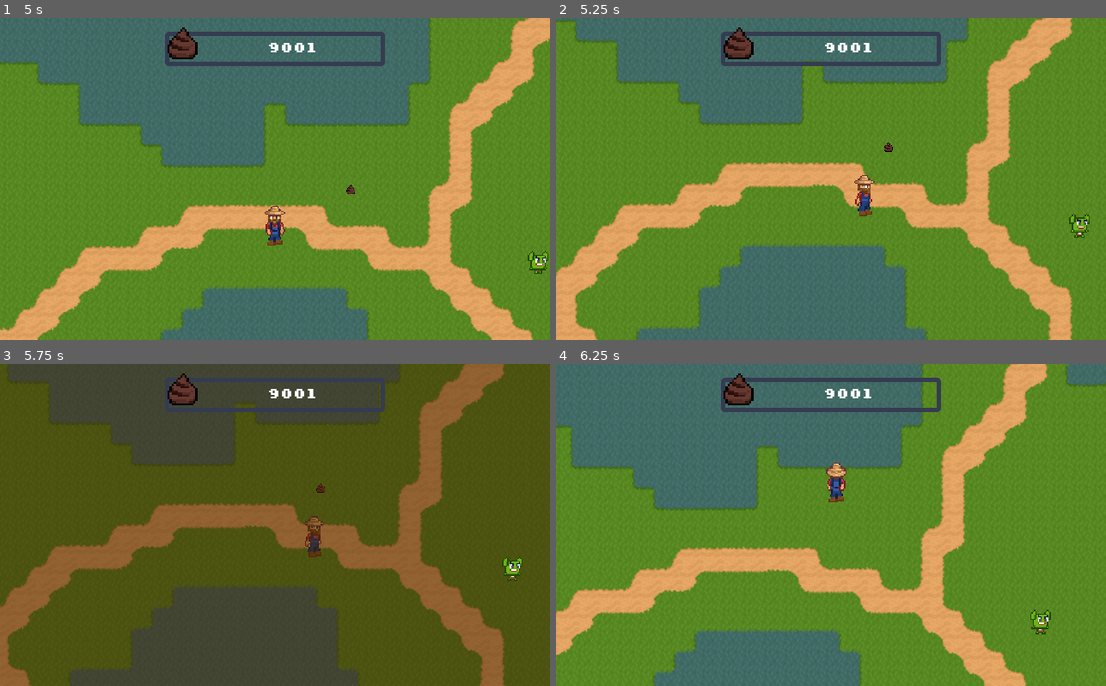
Above: before the commit, frames 1-4 (two rows, left to right).
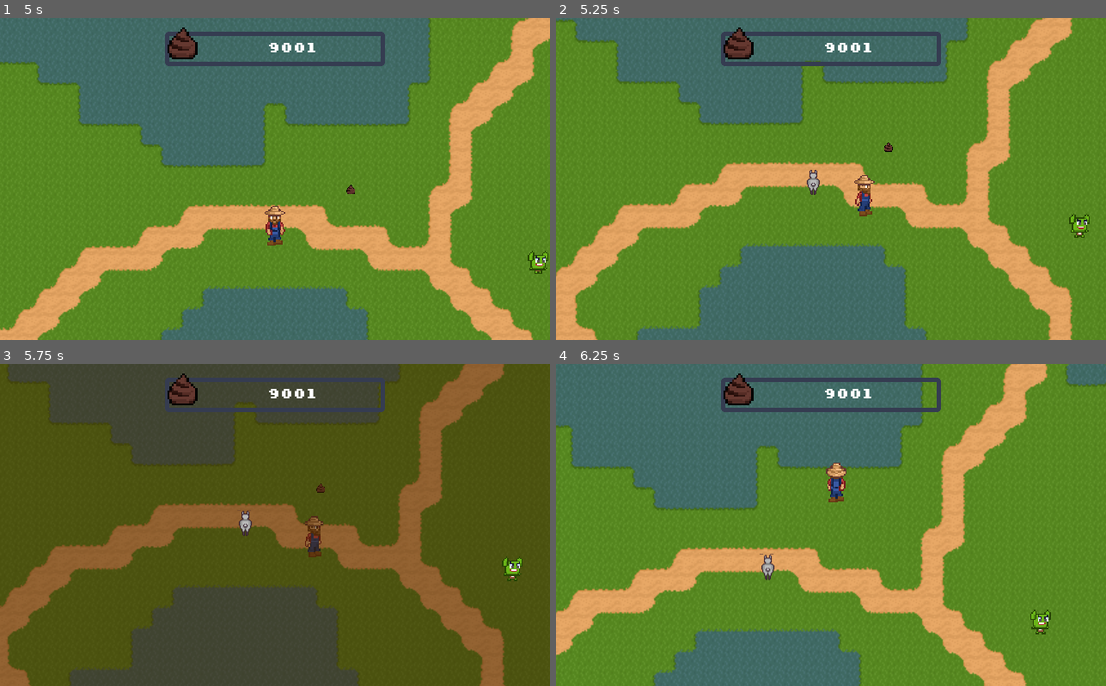
Above: after the commit, the same moments.

Repository: astro-panda/poo-farmer
Game: Godot game, scene res://Scenes/Main.tscn
The game is run twice, just before and just after one commit, with the same random seed, the same clock (stepped at 60 frames per second) and the same inputs. The engine's default icon, where the game draws it, is replaced by a stand-in: a white triangle on a blue panel in a dark square.
Inputs (mouse positions are in pixels of both pictures, inside the frame that each line leads up to):
- Up to frame 1 (5 s): click (275, 182) at 0.5 s; click (275, 182) at 1.25 s; click (275, 182) at 2 s; click (275, 182) at 2.75 s; tap Enter at 3.5 s; move the mouse to (396, 162) at 3.52 s; hold Right (move_right) 3.53-4.28 s; hold Tab (store) 3.53-4.28 s; click (396, 162) at 3.67 s; tap Space at 4.25 s; move the mouse to (165, 195) at 4.27 s; hold Down (move_down) from 4.28 s (still down); tap R (open_arsenal) at 4.35 s; tap Tab (store) at 4.55 s
- Up to frame 2 (5.25 s): move the mouse to (886, 108) at 5.02 s; release Down (move_down) at 5.03 s; press the mouse at (886, 108) at 5.03 s; hold Right (move_right) from 5.03 s (still down)
- Up to frame 3 (5.75 s): keep holding Right (move_right); tap Tab (store) at 5.3 s
- Up to frame 4 (6.25 s): tap Enter at 5.75 s; move the mouse to (803, 589) at 5.77 s; release Right (move_right) at 5.78 s; release the mouse at (803, 589) at 5.78 s; hold Up (move_up) from 5.78 s (still down); tap Tab (store) at 5.85 s; click (803, 589) at 5.92 s

Frame 1 is identical in both runs. In frame 2, 0.1% of the frame differs, in the area x 45-48%, y 47-55%; in frame 3, 0.1%; in frame 4, 0.1%, in the area x 37-40%, y 58-68%.

Commit message:
Fix goblin steal over time

Diff:
--- a/poofarmer/Scenes/Goblin.tscn
+++ b/poofarmer/Scenes/Goblin.tscn
@@ -4,66 +4,82 @@
 [ext_resource path="res://Images/Goblin.png" type="Texture" id=2]
 
 [sub_resource type="AtlasTexture" id=1]
+flags = 4
 atlas = ExtResource( 2 )
 region = Rect2( 0, 0, 16, 32 )
 
 [sub_resource type="AtlasTexture" id=2]
+flags = 4
 atlas = ExtResource( 2 )
 region = Rect2( 16, 0, 16, 32 )
 
 [sub_resource type="AtlasTexture" id=3]
+flags = 4
 atlas = ExtResource( 2 )
 region = Rect2( 32, 0, 16, 32 )
 
 [sub_resource type="AtlasTexture" id=4]
+flags = 4
 atlas = ExtResource( 2 )
 region = Rect2( 48, 0, 16, 32 )
 
 [sub_resource type="AtlasTexture" id=5]
+flags = 4
 atlas = ExtResource( 2 )
 region = Rect2( 0, 96, 16, 32 )
 
 [sub_resource type="AtlasTexture" id=6]
+flags = 4
 atlas = ExtResource( 2 )
 region = Rect2( 16, 96, 16, 32 )
 
 [sub_resource type="AtlasTexture" id=7]
+flags = 4
 atlas = ExtResource( 2 )
 region = Rect2( 32, 96, 16, 32 )
 
 [sub_resource type="AtlasTexture" id=8]
+flags = 4
 atlas = ExtResource( 2 )
 region = Rect2( 48, 96, 16, 32 )
 
 [sub_resource type="AtlasTexture" id=9]
+flags = 4
 atlas = ExtResource( 2 )
 region = Rect2( 0, 32, 16, 32 )
 
 [sub_resource type="AtlasTexture" id=10]
+flags = 4
 atlas = ExtResource( 2 )
 region = Rect2( 16, 32, 16, 32 )
 
 [sub_resource type="AtlasTexture" id=11]
+flags = 4
 atlas = ExtResource( 2 )
 region = Rect2( 32, 32, 16, 32 )
 
 [sub_resource type="AtlasTexture" id=12]
+flags = 4
 atlas = ExtResource( 2 )
 region = Rect2( 48, 32, 16, 32 )
 
 [sub_resource type="AtlasTexture" id=13]
+flags = 4
 atlas = ExtResource( 2 )
 region = Rect2( 0, 64, 16, 32 )
 
 [sub_resource type="AtlasTexture" id=14]
+flags = 4
 atlas = ExtResource( 2 )
 region = Rect2( 16, 64, 16, 32 )
 
 [sub_resource type="AtlasTexture" id=15]
+flags = 4
 atlas = ExtResource( 2 )
 region = Rect2( 32, 64, 16, 32 )
 
 [sub_resource type="AtlasTexture" id=16]
+flags = 4
 atlas = ExtResource( 2 )
 region = Rect2( 48, 64, 16, 32 )
 
@@ -126,6 +142,10 @@
 position = Vector2( 0, 11 )
 shape = SubResource( 20 )
 
+[node name="StealTimer" type="Timer" parent="."]
+wait_time = 2.0
+
 [connection signal="area_entered" from="Visibility" to="." method="_on_Visibility_area_entered"]
 [connection signal="area_exited" from="Visibility" to="." method="_on_Visibility_area_exited"]
 [connection signal="area_entered" from="PooPickupDetection" to="." method="_on_PooPickupDetection_area_entered"]
+[connection signal="timeout" from="StealTimer" to="." method="_on_StealTimer_timeout"]
--- a/poofarmer/Scenes/Main.tscn
+++ b/poofarmer/Scenes/Main.tscn
@@ -10,6 +10,7 @@
 [ext_resource path="res://Scripts/Main.gd" type="Script" id=8]
 [ext_resource path="res://Scenes/UI/ModalWindow.tscn" type="PackedScene" id=9]
 [ext_resource path="res://Scripts/MusicAutomaton.gd" type="Script" id=10]
+[ext_resource path="res://Scenes/Animal/AnimalSpawner.tscn" type="PackedScene" id=11]
 [ext_resource path="res://Scenes/Poo.tscn" type="PackedScene" id=12]
 [ext_resource path="res://Scenes/Goblin.tscn" type="PackedScene" id=13]
 [ext_resource path="res://Scenes/Silo.tscn" type="PackedScene" id=14]
@@ -174,6 +175,8 @@
 
 [node name="HUD" parent="." instance=ExtResource( 3 )]
 
+[node name="AnimalSpawner" parent="." instance=ExtResource( 11 )]
+
 [connection signal="game_play_state_changed" from="Player/ModalWindow" to="MusicAutomaton" method="_on_ModalWindow_game_play_state_changed"]
 [connection signal="store_opened" from="Gnome" to="Player/ModalWindow" method="_on_Gnome_store_opened"]
 [connection signal="store_opened" from="Gnome" to="MusicAutomaton" method="_on_Gnome_store_opened"]
--- a/poofarmer/Scripts/Goblin.gd
+++ b/poofarmer/Scripts/Goblin.gd
@@ -9,6 +9,7 @@
 var playerHasPoo = false
 var currentPooTargets = []
 var health = 5
+var stealAmount = 3
 
 
 # Called when the node enters the scene tree for the first time.
@@ -48,6 +49,7 @@
 
 func _on_Visibility_area_exited(area):
 	playerNearby = false
+	$StealTimer.stop()
 
 func _on_PooPickupDetection_area_entered(area):
 	removePooFromTargets(area, true)
@@ -58,3 +60,11 @@
 		currentPooTargets.erase(poo)
 		if (destroy):
 			pooInstance.destroy()
+
+func start_StealTimer():
+	$StealTimer.start()
+
+func _on_StealTimer_timeout():
+	player.steal_poo(stealAmount)
+	if(player.currentHoldAmount == 0):
+		playerNearby = false
--- a/poofarmer/Scripts/Player.gd
+++ b/poofarmer/Scripts/Player.gd
@@ -71,5 +71,9 @@
 
 func _on_Player_body_entered(body):
 	if (body.is_in_group("goblin")):
-		currentHoldAmount = clamp(currentHoldAmount - goblinStealAmount, 0, currentHoldAmount)
-		print("stole your poo")
+		steal_poo(body.stealAmount)
+		body.start_StealTimer()
+
+func steal_poo(stealAmount: int):
+	currentHoldAmount = clamp(currentHoldAmount - stealAmount, 0, currentHoldAmount)
+	print("stole your poo: " + str(currentHoldAmount))
--- a/poofarmer/project.godot
+++ b/poofarmer/project.godot
@@ -30,6 +30,11 @@
 "path": "res://Scripts/Nodes/HurtBox.gd"
 }, {
 "base": "Area2D",
+"class": "Player",
+"language": "GDScript",
+"path": "res://Scripts/Player.gd"
+}, {
+"base": "Area2D",
 "class": "Poo",
 "language": "GDScript",
 "path": "res://Scripts/Poo.gd"
@@ -39,6 +44,7 @@
 "Goblin": "",
 "HitBox": "",
 "HurtBox": "",
+"Player": "",
 "Poo": ""
 }
 
@@ -95,15 +101,15 @@
 "events": [ Object(InputEventKey,"resource_local_to_scene":false,"resource_name":"","device":0,"alt":false,"shift":false,"control":false,"meta":false,"command":false,"pressed":false,"scancode":16777217,"physical_scancode":0,"unicode":0,"echo":false,"script":null)
  ]
 }
+store={
+"deadzone": 0.5,
+"events": [ Object(InputEventKey,"resource_local_to_scene":false,"resource_name":"","device":0,"alt":false,"shift":false,"control":false,"meta":false,"command":false,"pressed":false,"scancode":0,"physical_scancode":16777218,"unicode":0,"echo":false,"script":null)
+ ]
+}
 open_arsenal={
 "deadzone": 0.5,
 "events": [ Object(InputEventKey,"resource_local_to_scene":false,"resource_name":"","device":0,"alt":false,"shift":false,"control":false,"meta":false,"command":false,"pressed":false,"scancode":0,"physical_scancode":82,"unicode":0,"echo":false,"script":null)
 , Object(InputEventJoypadButton,"resource_local_to_scene":false,"resource_name":"","device":0,"button_index":5,"pressure":0.0,"pressed":false,"script":null)
- ]
-}
-store={
-"deadzone": 0.5,
-"events": [ Object(InputEventKey,"resource_local_to_scene":false,"resource_name":"","device":0,"alt":false,"shift":false,"control":false,"meta":false,"command":false,"pressed":false,"scancode":0,"physical_scancode":16777218,"unicode":0,"echo":false,"script":null)
  ]
 }
 
Not shown, added: poofarmer/Images/HUD.Pistol.png.import
Not shown, added: poofarmer/Images/HUD.RailGun.png.import
Not shown, added: poofarmer/Images/HUD.RocketLauncher.png.import
Not shown, added: poofarmer/Images/HUD.ScatlingGun.png.import
Not shown, added: poofarmer/Images/HUD.Shotgun.png.import
Not shown, added: poofarmer/Images/HUD.Shovel.png.import
Not shown, added: poofarmer/Images/HUD.Silo.png.import
Not shown, added: poofarmer/Images/HUD.SquareFrame.1.png.import
Not shown, added: poofarmer/Images/Poojectile.png.import
Not shown: 1 places in poofarmer/Scenes/Main.tscn that only renumber resources
